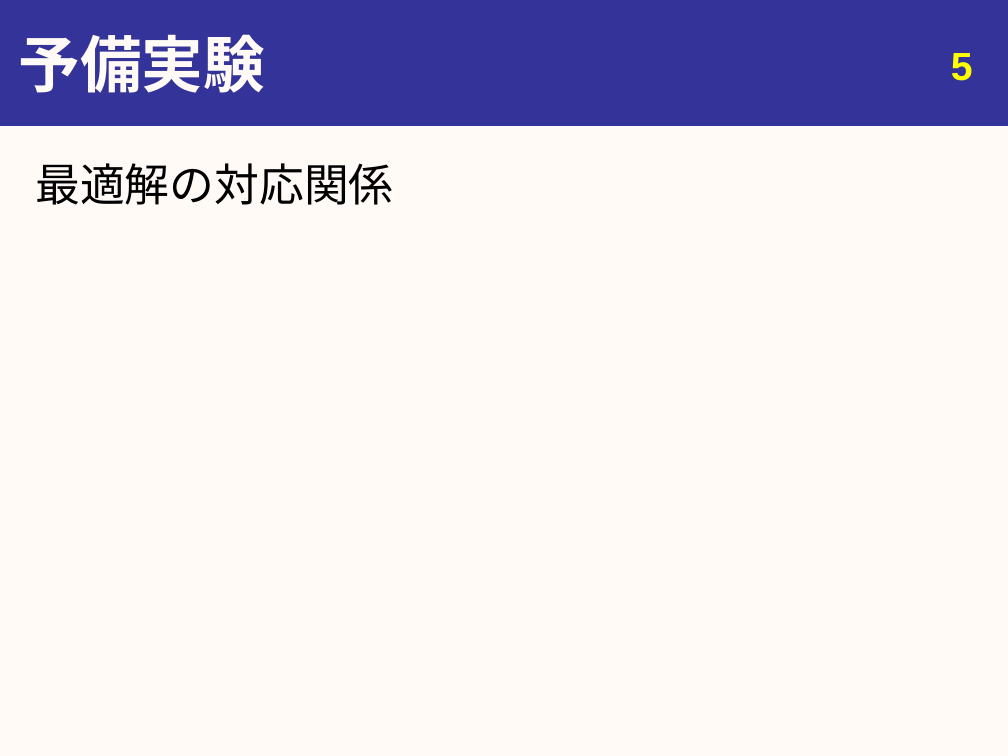
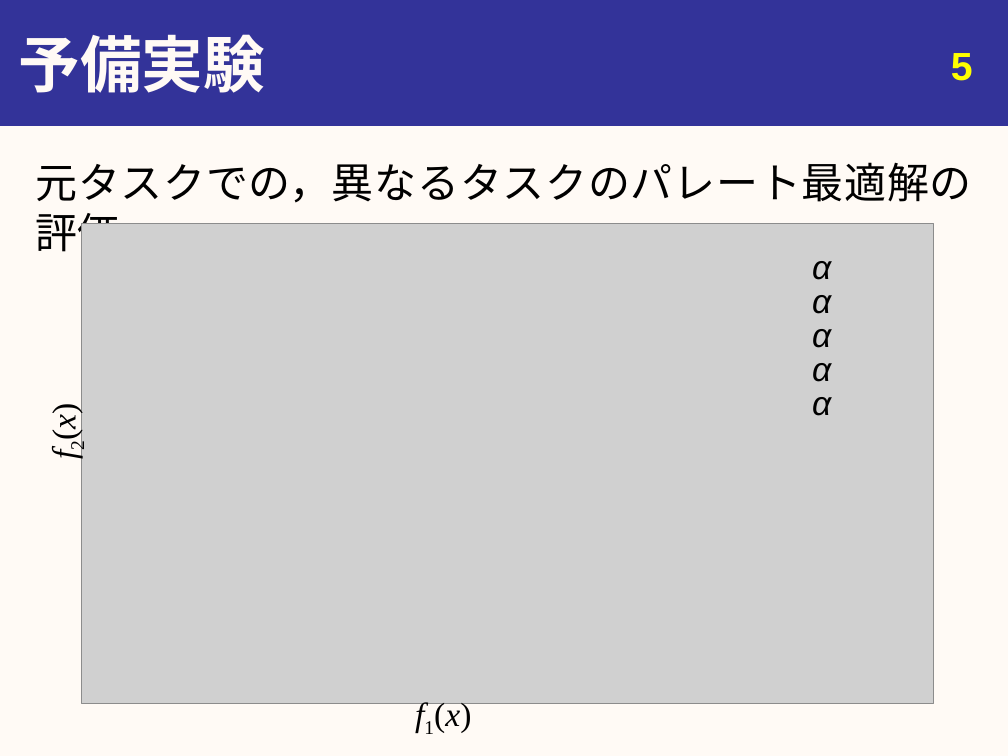
Before and after one commit to youle921/Slide-maintain, a slide deck: slide 5 of slide_1223/20191223_urita.pptx. Drawn at 1008x756 pixels with LibreOffice and Linux fonts; fonts in the diff are those of the drawing; grey boxes stand for pictures. Boxes give left, top, right and bottom in pixels: in the first picture for what was removed or moved away, otherwise in the second. Text is boxed around its words. In the diff, an @@ line names an element or a change of style, - is before the commit and + after.

```diff
--- a/slide_1223/20191223_urita.pptx
+++ b/slide_1223/20191223_urita.pptx
@@ text at (x1=35, y1=162, x2=972, y2=259): text changed; size 32 to 30 pt @@
-最適解の対応関係
+元タスクでの，異なるタスクのパレート最適解の評価
@@ picture added at (x1=82, y1=223, x2=933, y2=704) @@
@@ text added at (x1=812, y1=261, x2=831, y2=280), 24 pt, text #000000, italic @@
+α
@@ text added at (x1=812, y1=295, x2=831, y2=314), 24 pt, text #000000, italic @@
+α
@@ text added at (x1=812, y1=329, x2=831, y2=348), 24 pt, text #000000, italic @@
+α
@@ text added at (x1=812, y1=363, x2=831, y2=382), 24 pt, text #000000, italic @@
+α
@@ text added at (x1=46, y1=406, x2=83, y2=439), 24 pt, text #000000 @@
+f2(x)
@@ text added at (x1=812, y1=397, x2=831, y2=416), 24 pt, text #000000, italic @@
+α
@@ text added at (x1=434, y1=699, x2=471, y2=732), 24 pt, text #000000 @@
+f1(x)
```
Also in this commit, not shown: 2 other slides changed, 1 slide added.
